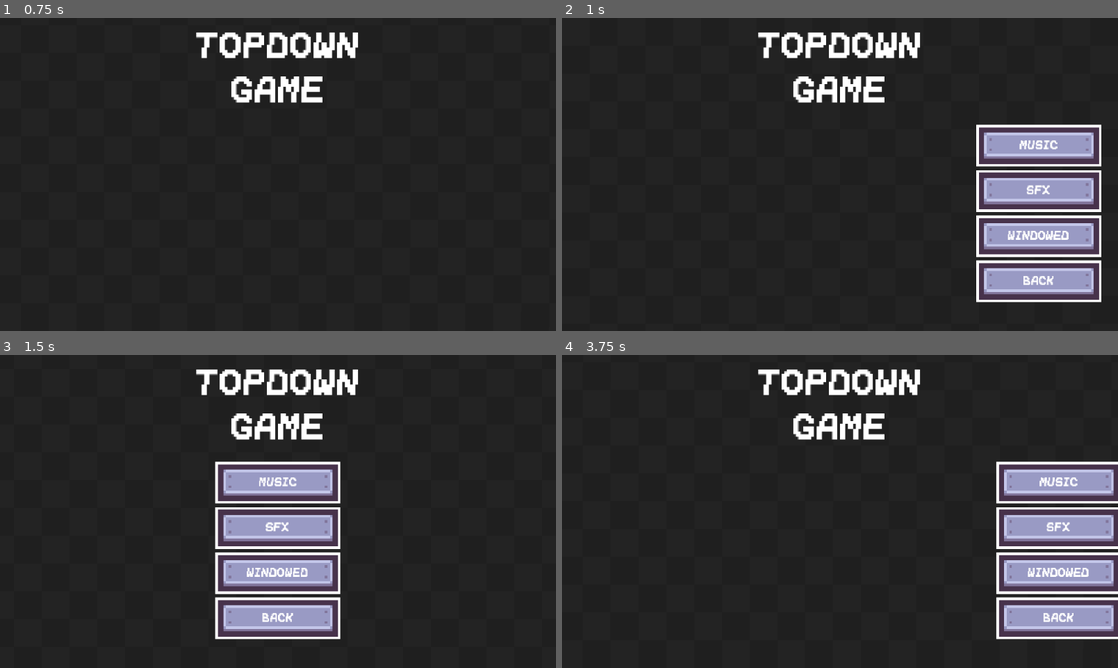
Above: before the commit, frames 1-4 (two rows, left to right).
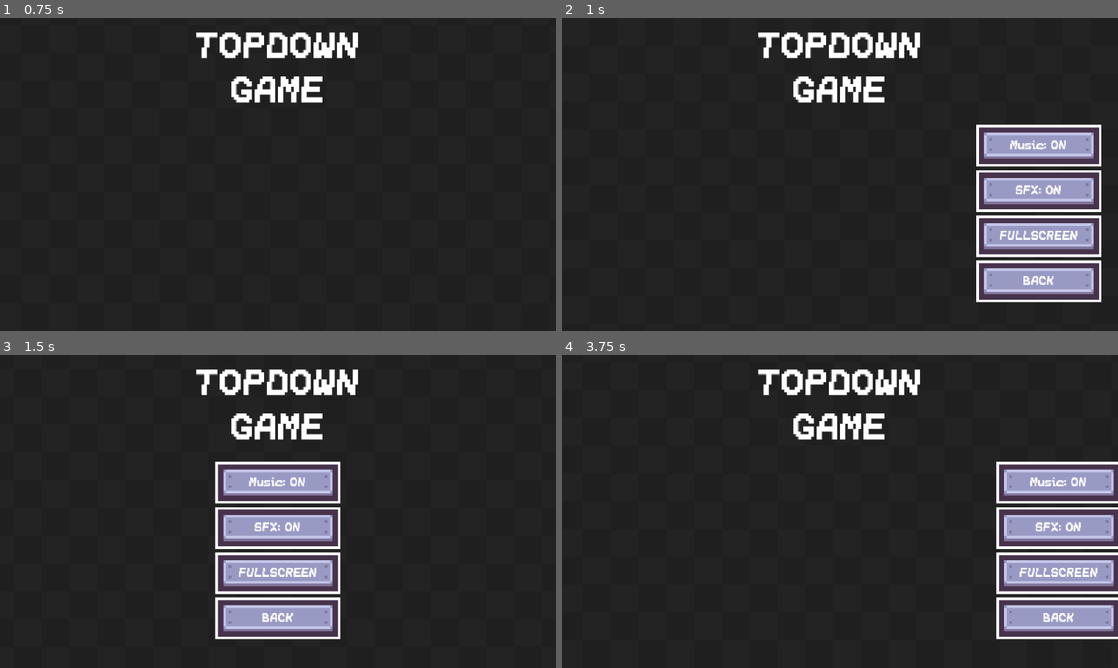
Above: after the commit, the same moments.

Repository: VictorPrazeres/TopDownGame
Game: Godot game, scene res://Scenes/UI/main_menu.tscn
The game is run twice, just before and just after one commit, with the same random seed, the same clock (stepped at 60 frames per second) and the same inputs.
Inputs:
- Up to frame 1 (0.75 s): click "SETTINGS" at 0.5 s
- Up to frame 2 (1 s): no input
- Up to frame 3 (1.5 s): click "MUSIC" (after the commit: "Music: ON") at 1.25 s
- Up to frame 4 (3.75 s): click "SFX" (after the commit: "SFX: ON") at 2 s; click "WINDOWED" (after the commit: "FULLSCREEN") at 2.75 s; click "BACK" at 3.5 s

Frame 1 is identical in both runs. In frame 2, 0.5% of the frame differs, in the area x 78-93%, y 39-71%; in frame 3, 0.6%, in the area x 43-57%, y 39-71%; in frame 4, 0.5%.

Commit message:
feat(settings): add application settings configuration
Add initial configuration parameters and settings structure to manage
environment preferences and application behavior.

Diff:
--- /dev/null
+++ b/Autoloads/global.gd
@@ -0,0 +1,7 @@
+extends Node
+
+var settings: Dictionary = {
+	"music": true,
+	"sfx": true,
+	"fullscreen": true
+}
--- a/Scenes/UI/main_menu.gd
+++ b/Scenes/UI/main_menu.gd
@@ -2,13 +2,36 @@
 
 @onready var main_buttons: Control = $MainButtons
 @onready var settings_buttons: Control = $SettingsButtons
+@onready var ui_sound: AudioStreamPlayer = $UISound
+@onready var music_label: Label = %MusicLabel
+@onready var sfx_label: Label = %SFXLabel
+@onready var window_label: Label = %WindowLabel
+
+
+func _ready() -> void:
+	update_audio_bus("Music", music_label, Global.settings.music)
+	update_audio_bus("SFX", sfx_label, Global.settings.sfx)
+	update_fullscreen(Global.settings.fullscreen)
+
+
+func update_audio_bus(bus_name: String, label: Label, is_on: bool) -> void:
+	AudioServer.set_bus_mute(AudioServer.get_bus_index(bus_name), not is_on)
+	label.text = "%s: %s" % [bus_name, "ON" if is_on else "OFF"]
+
+
+func update_fullscreen(is_on: bool) -> void:
+	var mode = DisplayServer.WINDOW_MODE_FULLSCREEN if is_on else DisplayServer.WINDOW_MODE_WINDOWED
+	DisplayServer.window_set_mode(mode)
+	window_label.text = "FULLSCREEN" if is_on else "WINDOWED"
 
 
 func _on_play_button_pressed() -> void:
+	ui_sound.play()
 	Transition.transition_to("res://Scenes/UI/CharacterSelection/character_selection.tscn")
 
 
 func _on_settings_button_pressed() -> void:
+	ui_sound.play()
 	var tween := create_tween()
 	tween.tween_property(main_buttons, "global_position:y", 350, 0.2)
 	tween.tween_interval(0.1)
@@ -16,22 +39,27 @@
 
 
 func _on_quit_button_pressed() -> void:
-	pass
+	ui_sound.play()
+	get_tree().quit()
 
 
 func _on_music_button_pressed() -> void:
-	pass
+	ui_sound.play()
+	update_audio_bus("Music", music_label, Global.settings.music)
 
 
 func _on_sfx_button_pressed() -> void:
-	pass
+	ui_sound.play()
+	update_audio_bus("SFX", sfx_label, Global.settings.sfx)
 
 
 func _on_window_button_pressed() -> void:
-	pass
+	ui_sound.play()
+	update_fullscreen(Global.settings.fullscreen)
 
 
 func _on_back_button_pressed() -> void:
+	ui_sound.play()
 	var tween := create_tween()
 	tween.tween_property(settings_buttons, "global_position:x", 558, 0.3)
 	tween.tween_interval(0.1)
--- a/Scenes/UI/main_menu.tscn
+++ b/Scenes/UI/main_menu.tscn
@@ -6,6 +6,7 @@
 [ext_resource type="LabelSettings" uid="uid://vxh5qk55fkll" path="res://Extra/font_48.tres" id="4_u7lva"]
 [ext_resource type="Texture2D" uid="uid://dy8e3xkc5qdbp" path="res://Sprites/Interface/Tilemap/tilemap_packed.png" id="5_4pqbp"]
 [ext_resource type="LabelSettings" uid="uid://4rm1gvou0f2t" path="res://Extra/font_16.tres" id="6_gih0s"]
+[ext_resource type="AudioStream" uid="uid://dtxhputnlac6" path="res://Sounds/select-a.ogg" id="7_gih0s"]
 
 [sub_resource type="ShaderMaterial" id="ShaderMaterial_mrfpk"]
 shader = ExtResource("2_u7lva")
@@ -226,14 +227,15 @@
 ignore_texture_size = true
 stretch_mode = 5
 
-[node name="Label" type="Label" parent="SettingsButtons/VBoxContainer/Music/MusicButton" unique_id=2011268778]
-layout_mode = 1
-anchors_preset = 15
-anchor_right = 1.0
-anchor_bottom = 1.0
-grow_horizontal = 2
-grow_vertical = 2
-text = "MUSIC"
+[node name="MusicLabel" type="Label" parent="SettingsButtons/VBoxContainer/Music/MusicButton" unique_id=2011268778]
+unique_name_in_owner = true
+layout_mode = 1
+anchors_preset = 15
+anchor_right = 1.0
+anchor_bottom = 1.0
+grow_horizontal = 2
+grow_vertical = 2
+text = "MUSIC: ON"
 label_settings = ExtResource("6_gih0s")
 horizontal_alignment = 1
 vertical_alignment = 1
@@ -260,14 +262,15 @@
 ignore_texture_size = true
 stretch_mode = 5
 
-[node name="Label" type="Label" parent="SettingsButtons/VBoxContainer/SFX/SFXButton" unique_id=2106722478]
-layout_mode = 1
-anchors_preset = 15
-anchor_right = 1.0
-anchor_bottom = 1.0
-grow_horizontal = 2
-grow_vertical = 2
-text = "SFX"
+[node name="SFXLabel" type="Label" parent="SettingsButtons/VBoxContainer/SFX/SFXButton" unique_id=2106722478]
+unique_name_in_owner = true
+layout_mode = 1
+anchors_preset = 15
+anchor_right = 1.0
+anchor_bottom = 1.0
+grow_horizontal = 2
+grow_vertical = 2
+text = "SFX: ON"
 label_settings = ExtResource("6_gih0s")
 horizontal_alignment = 1
 vertical_alignment = 1
@@ -294,7 +297,8 @@
 ignore_texture_size = true
 stretch_mode = 5
 
-[node name="Label" type="Label" parent="SettingsButtons/VBoxContainer/Window/WindowButton" unique_id=1529722494]
+[node name="WindowLabel" type="Label" parent="SettingsButtons/VBoxContainer/Window/WindowButton" unique_id=1529722494]
+unique_name_in_owner = true
 layout_mode = 1
 anchors_preset = 15
 anchor_right = 1.0
@@ -339,6 +343,10 @@
 label_settings = ExtResource("6_gih0s")
 horizontal_alignment = 1
 vertical_alignment = 1
+
+[node name="UISound" type="AudioStreamPlayer" parent="." unique_id=1486767586]
+stream = ExtResource("7_gih0s")
+bus = &"SFX"
 
 [connection signal="pressed" from="MainButtons/VBoxContainer/Play/PlayButton" to="." method="_on_play_button_pressed"]
 [connection signal="pressed" from="MainButtons/VBoxContainer/Settings/SettingsButton" to="." method="_on_settings_button_pressed"]
--- /dev/null
+++ b/default_bus_layout.tres
@@ -0,0 +1,15 @@
+[gd_resource type="AudioBusLayout" format=3 uid="uid://hkxflsbakp1w"]
+
+[resource]
+bus/1/name = &"Music"
+bus/1/solo = false
+bus/1/mute = false
+bus/1/bypass_fx = false
+bus/1/volume_db = 0.0
+bus/1/send = &"Master"
+bus/2/name = &"SFX"
+bus/2/solo = false
+bus/2/mute = false
+bus/2/bypass_fx = false
+bus/2/volume_db = 0.0
+bus/2/send = &"Master"
--- a/project.godot
+++ b/project.godot
@@ -15,14 +15,20 @@
 config/features=PackedStringArray("4.6", "Mobile")
 config/icon="res://icon.svg"
 
+[audio]
+
+buses/default_bus_layout="uid://hkxflsbakp1w"
+
 [autoload]
 
 Transition="*uid://74vygdsnhulj"
+Global="*uid://5dwwp5mg4n3l"
 
 [display]
 
 window/size/viewport_width=640
 window/size/viewport_height=360
+window/size/mode=3
 window/size/window_width_override=1920
 window/size/window_height_override=1080
 window/stretch/mode="canvas_items"
Not shown, added: Autoloads/global.gd.uid
